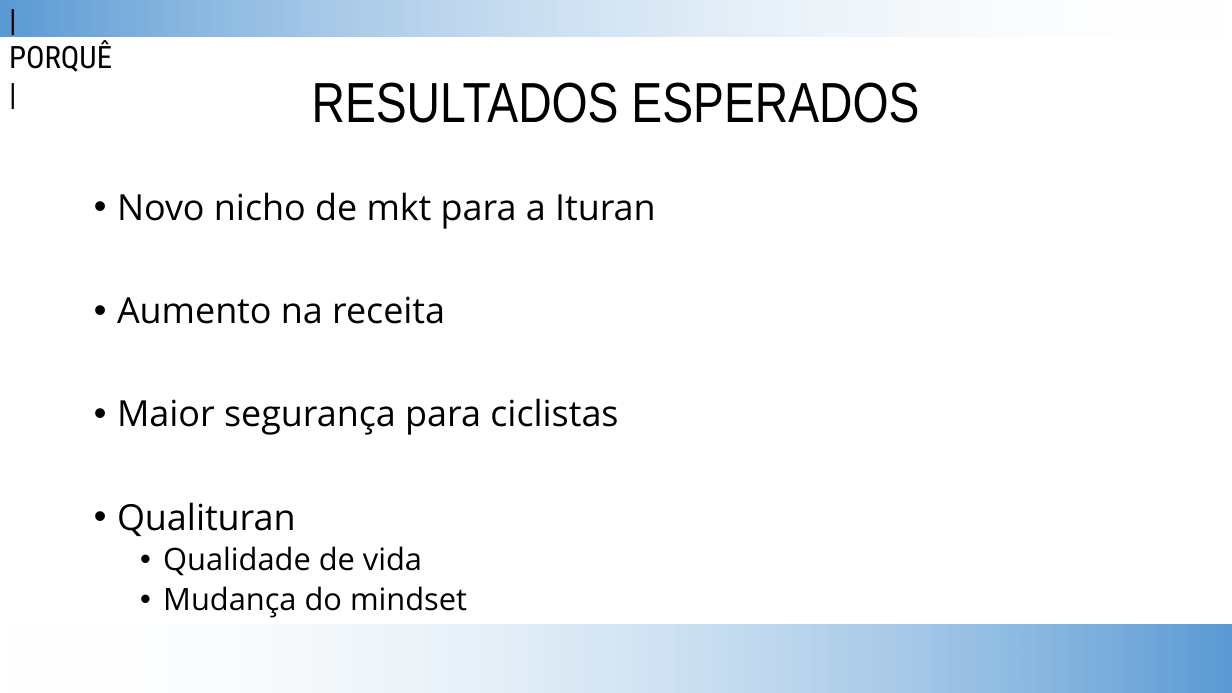
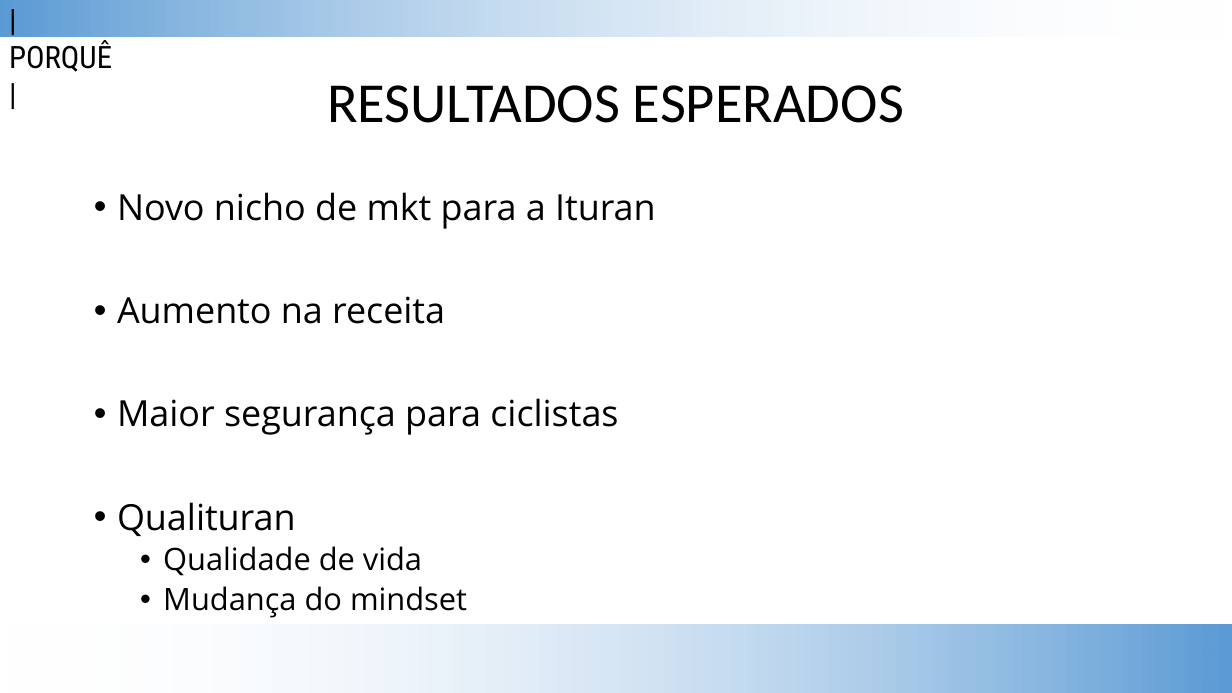
Before and after one commit to bazsant/pos-ins-cot, a slide deck: slide 12 of apresentacao/ituran-seguro-bike-final.pptx (slide 13 before the commit). Drawn at 1232x693 pixels with LibreOffice and Linux fonts; fonts in the diff are those of the drawing; background and template pictures are left out. Boxes give left, top, right and bottom in pixels: in the first picture for what was removed or moved away, otherwise in the second. Text is boxed around its words. In the diff, an @@ line names an element or a change of style, - is before the commit and + after.

```diff
--- a/apresentacao/ituran-seguro-bike-final.pptx
+++ b/apresentacao/ituran-seguro-bike-final.pptx
@@ title "RESULTADOS ESPERADOS" at (x1=327, y1=85, x2=904, y2=123): font Arial Narrow to Calibri @@
```
Also in this commit, not shown: 3 other slides changed, 1 slide removed.
